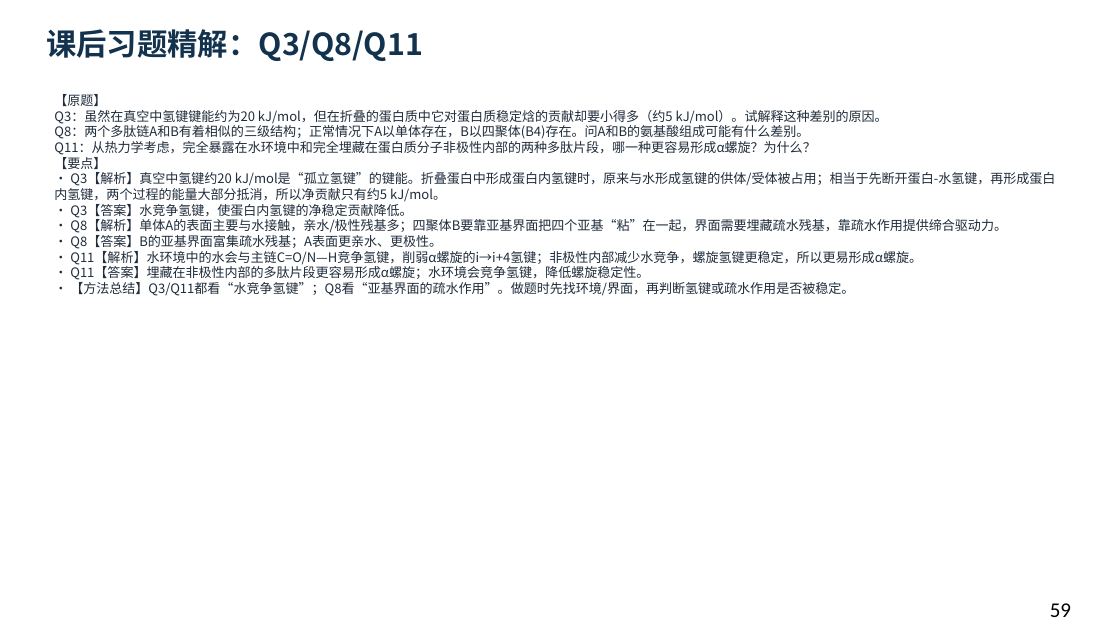
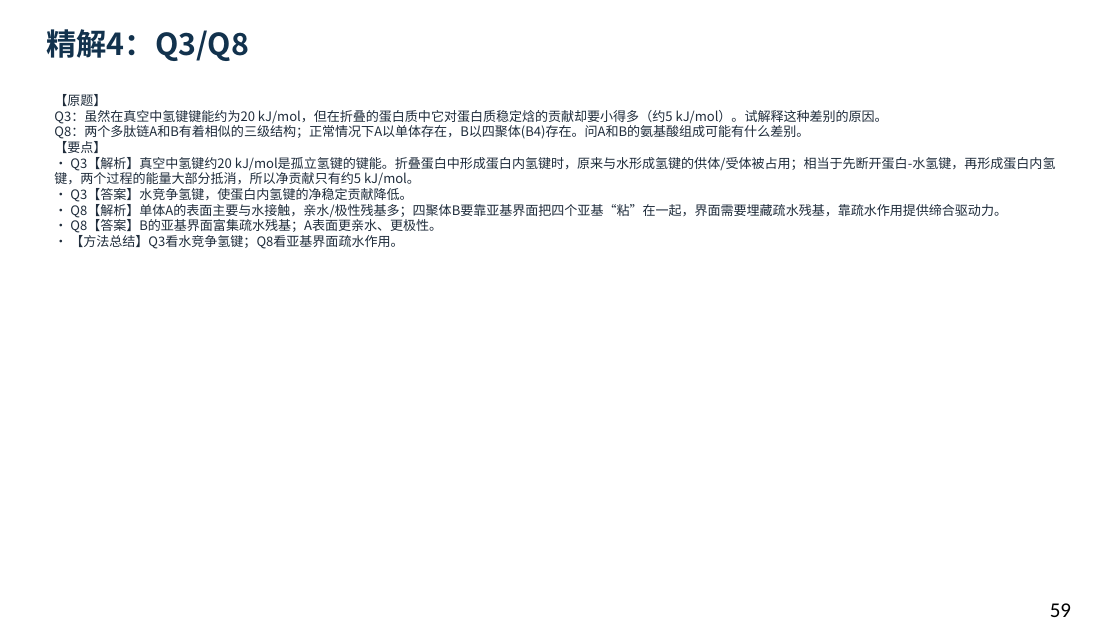
Before and after one commit to newkan-li/Biochemistry, a slide deck: slide 59 of downloads/bc03-ai-style.pptx. Drawn at 1120x630 pixels with LibreOffice and Linux fonts; fonts in the diff are those of the drawing. Boxes give left, top, right and bottom in pixels: in the first picture for what was removed or moved away, otherwise in the second. Text is boxed around its words. In the diff, an @@ line names an element or a change of style, - is before the commit and + after.

```diff
--- a/downloads/bc03-ai-style.pptx
+++ b/downloads/bc03-ai-style.pptx
@@ text at (46, 29, 249, 61): text changed @@
-课后习题精解：Q3/Q8/Q11
+精解4：Q3/Q8
@@ text at (54, 94, 1056, 249): text changed @@
-【原题】
-Q3：虽然在真空中氢键键能约为20 kJ/mol，但在折叠的蛋白质中它对蛋白质稳定焓的贡献却要小得多（约5 kJ/mol）。试解释这种差别的原因。
-Q8：两个多肽链A和B有着相似的三级结构；正常情况下A以单体存在，B以四聚体(B4)存在。问A和B的氨基酸组成可能有什么差别。
-Q11：从热力学考虑，完全暴露在水环境中和完全埋藏在蛋白质分子非极性内部的两种多肽片段，哪一种更容易形成α螺旋？为什么？
-【要点】
-• Q3【解析】真空中氢键约20 kJ/mol是“孤立氢键”的键能。折叠蛋白中形成蛋白内氢键时，原来与水形成氢键的供体/受体被占用；相当于先断开蛋白-水氢键，再形成蛋白内氢键，两个过程的能量大部分抵消，所以净贡献只有约5 kJ/mol。
-• Q3【答案】水竞争氢键，使蛋白内氢键的净稳定贡献降低。
-• Q8【解析】单体A的表面主要与水接触，亲水/极性残基多；四聚体B要靠亚基界面把四个亚基“粘”在一起，界面需要埋藏疏水残基，靠疏水作用提供缔合驱动力。
-• Q8【答案】B的亚基界面富集疏水残基；A表面更亲水、更极性。
-• Q11【解析】水环境中的水会与主链C=O/N—H竞争氢键，削弱α螺旋的i→i+4氢键；非极性内部减少水竞争，螺旋氢键更稳定，所以更易形成α螺旋。
-• Q11【答案】埋藏在非极性内部的多肽片段更容易形成α螺旋；水环境会竞争氢键，降低螺旋稳定性。
-• 【方法总结】Q3/Q11都看“水竞争氢键”；Q8看“亚基界面的疏水作用”。做题时先找环境/界面，再判断氢键或疏水作用是否被稳定。
+【原题】
+Q3：虽然在真空中氢键键能约为20 kJ/mol，但在折叠的蛋白质中它对蛋白质稳定焓的贡献却要小得多（约5 kJ/mol）。试解释这种差别的原因。
+Q8：两个多肽链A和B有着相似的三级结构；正常情况下A以单体存在，B以四聚体(B4)存在。问A和B的氨基酸组成可能有什么差别。
+【要点】
+• Q3【解析】真空中氢键约20 kJ/mol是孤立氢键的键能。折叠蛋白中形成蛋白内氢键时，原来与水形成氢键的供体/受体被占用；相当于先断开蛋白-水氢键，再形成蛋白内氢键，两个过程的能量大部分抵消，所以净贡献只有约5 kJ/mol。
+• Q3【答案】水竞争氢键，使蛋白内氢键的净稳定贡献降低。
+• Q8【解析】单体A的表面主要与水接触，亲水/极性残基多；四聚体B要靠亚基界面把四个亚基“粘”在一起，界面需要埋藏疏水残基，靠疏水作用提供缔合驱动力。
+• Q8【答案】B的亚基界面富集疏水残基；A表面更亲水、更极性。
+• 【方法总结】Q3看水竞争氢键；Q8看亚基界面疏水作用。
```
Also in this commit, not shown: 4 other slides changed, 5 other files.
